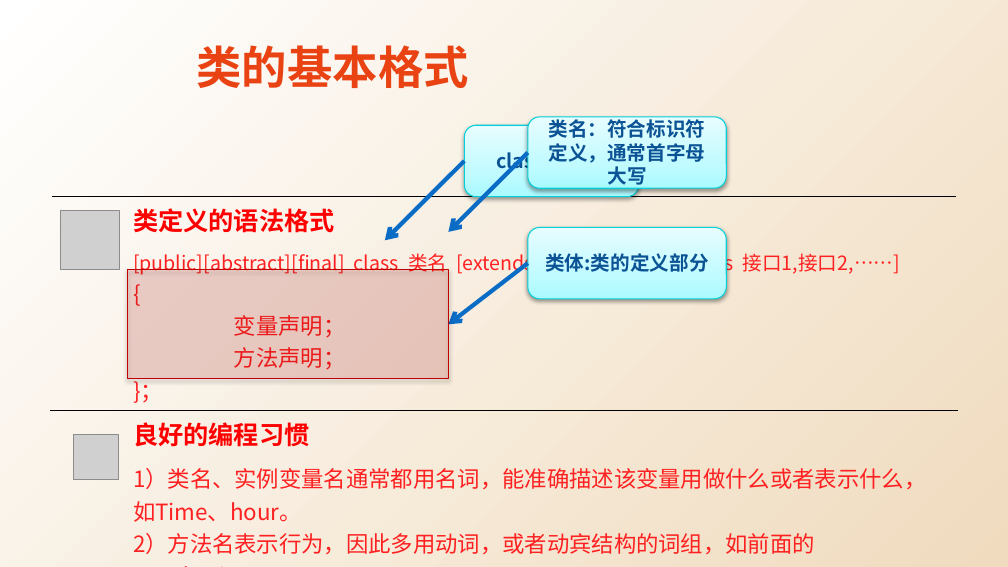
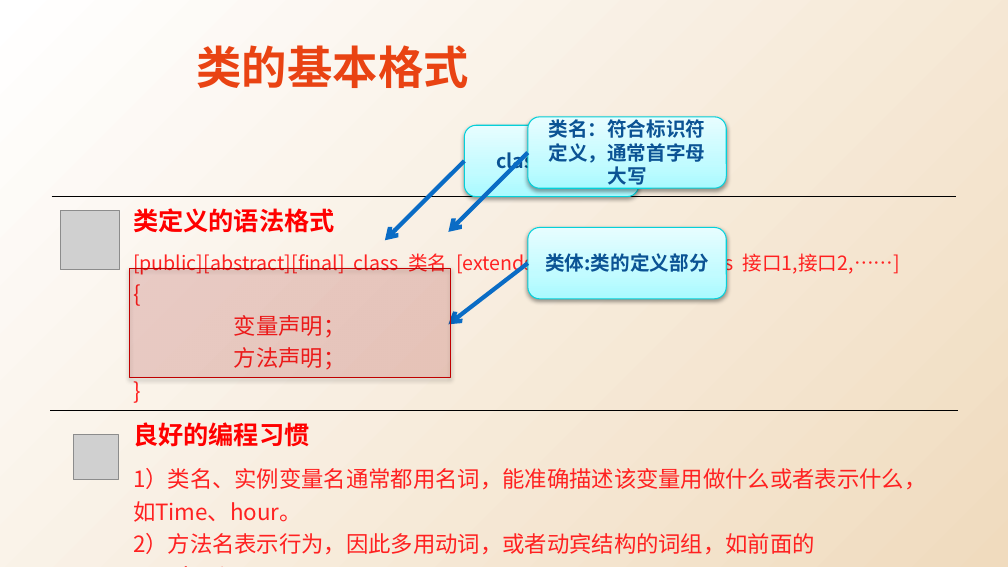
Before and after one commit to nbcc-java/PPT, a slide deck: slide 8 of 时钟应用程序_v3.0.pptx. Drawn at 1008x567 pixels with LibreOffice and Linux fonts; fonts in the diff are those of the drawing; grey boxes stand for pictures; background and template pictures are left out. Boxes give left, top, right and bottom in pixels: in the first picture for what was removed or moved away, otherwise in the second. Text is boxed around its words. In the diff, an @@ line names an element or a change of style, - is before the commit and + after.

```diff
--- a/时钟应用程序_v3.0.pptx
+++ b/时钟应用程序_v3.0.pptx
@@ table at <box>51,197,957,379</box> @@
-row 2, column 2: [public][abstract][final] class 类名 [extends 父类名] [implements 接口1,接口2,……] / { / 变量声明； / 方法声明； / }；
+row 2, column 2: [public][abstract][final] class 类名 [extends 父类名] [implements 接口1,接口2,……] / { / 变量声明； / 方法声明； / }
```
Also in this commit, not shown: 4 other files.
